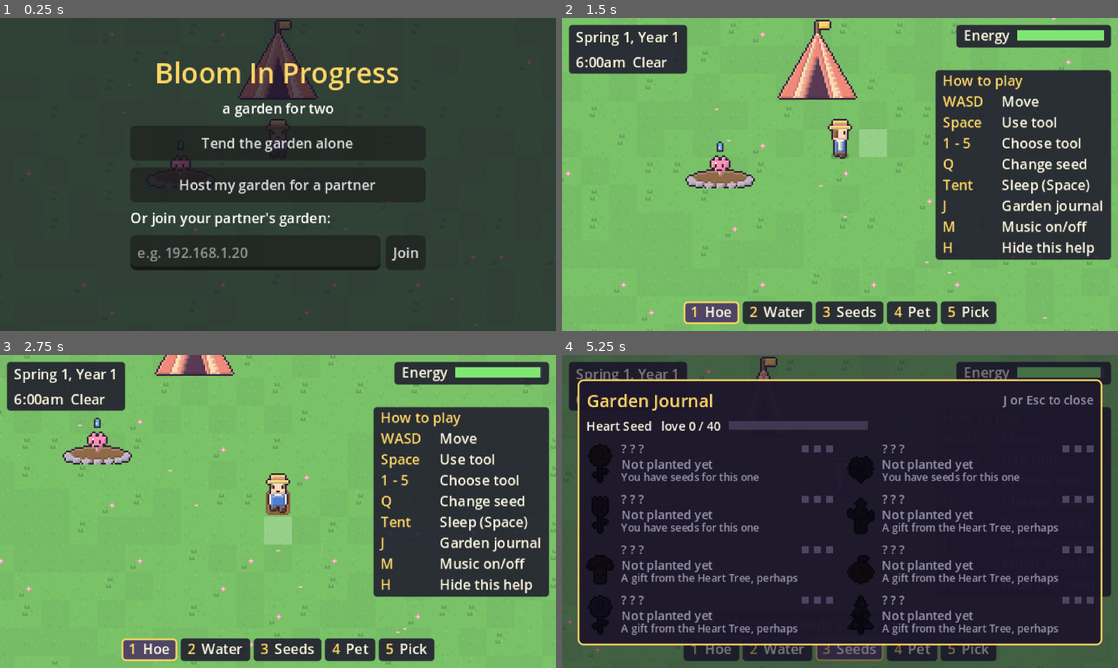
Above: before the commit, frames 1-4 (two rows, left to right).
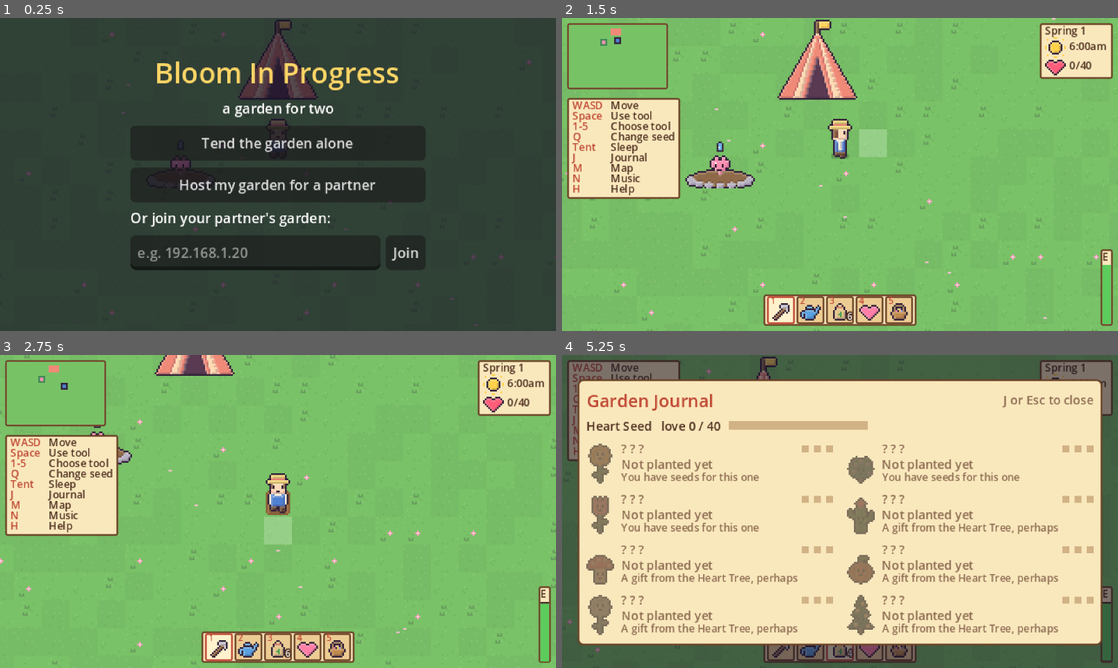
Above: after the commit, the same moments.

Repository: chowmein3/Bloom-In-Progress
Game: Godot game, scene res://scenes/main.tscn
Same seed, same stepped clock (60 frames per second), same inputs: the game is played once before the commit and once after it.
Inputs (mouse positions are in pixels of both pictures, inside the frame that each line leads up to):
- Up to frame 1 (0.25 s): no input
- Up to frame 2 (1.5 s): click "Tend the garden alone" at 0.5 s; tap Enter at 1.25 s; move the mouse to (962, 158) at 1.27 s; hold D (move_right) from 1.28 s (still down); hold N (toggle_music, bound only after the commit) from 1.28 s (still down); click (962, 158) at 1.42 s
- Up to frame 3 (2.75 s): tap M (toggle_music, bound only before the commit) at 1.55, 2.1 s; move the mouse to (166, 527) at 2.02 s; release D (move_right) at 2.03 s; release N (toggle_music, bound only after the commit) at 2.03 s; hold S (move_down) from 2.03 s (still down); click (166, 527) at 2.17 s; tap Space (use) at 2.3 s
- Up to frame 4 (5.25 s): move the mouse to (895, 442) at 2.77 s; release S (move_down) at 2.78 s; hold D (move_right) 2.78-3.53 s; hold Space (use) 2.78-3.53 s; click (895, 442) at 2.92 s; tap N (toggle_music, bound only after the commit) at 3.05 s; move the mouse to (812, 574) at 3.52 s; hold W (move_up) 3.53-4.28 s; tap Tab (cycle_tool) at 3.6 s; click (812, 574) at 3.67 s; tap M (toggle_music, bound only before the commit) at 3.8 s; move the mouse to (1006, 558) at 4.27 s; hold Q (next_seed) 4.28-5.03 s; hold A (move_left) from 4.28 s (still down); click (1006, 558) at 4.42 s; tap Space (use) at 4.55 s; move the mouse to (673, 464) at 5.02 s; tap J (toggle_journal) at 5.1 s; click (673, 464) at 5.17 s

The runs differ from the first frame. In frame 1, less than 0.1% of the frame differs, in the area x 28-29%, y 15-20%; in frame 2, 38%; in frame 3, 38%; in frame 4, 88%, in the area x 0-100%, y 1-99%.

Commit message:
Rework the HUD: minimap, info box, icon tool bar, smaller footprint
Lay the HUD out like a farm sim and shrink it: a toggleable minimap top
left (M) showing soil, plants, tent, Heart Tree and both players; an
info box top right with date, time, a weather icon and Heart Tree love;
a vertical energy bar bottom right; and a tool bar of icon slots at the
bottom with the seed count on the seed slot. Panels share a parchment
and wood style, text drops from 8 to 6 units, and the journal matches.

Music toggle moves from M to N so M can be the map. Tool and weather
icons are generated by tools/make_art.py.

Co-Authored-By: Claude Fable 5.2 <noreply@anthropic.com>
Claude-Session: https://claude.ai/code/session_01P4wXAqoxH1Q6JyERT6CDg1

Diff:
--- a/data/plants/dewcup.tres
+++ b/data/plants/dewcup.tres
@@ -6,7 +6,7 @@
 script = ExtResource("1")
 id = "dewcup"
 display_name = "Dewcup"
-blurb = "Catches one perfect dewdrop each morning."
+blurb = "Catches a perfect dewdrop each dawn."
 days_per_stage = Array[int]([1, 2, 2])
 seasons = Array[int]([0])
 regrows = false
--- a/scripts/hud.gd
+++ b/scripts/hud.gd
@@ -1,33 +1,50 @@
 extends CanvasLayer
-## Clock, energy, tool bar, the "what am I looking at" line, help card and
-## messages. Sizes are in game units (320x180); the window scales them up, so
-## text stays sharp.
-
-const TOOL_NAMES: Array[String] = ["Hoe", "Water", "Seeds", "Pet", "Pick"]
+## The in-game HUD: minimap (top left, M), info box with date, time, weather
+## and Heart Tree love (top right), energy bar (bottom right), icon tool bar
+## (bottom), help card (H) and messages. Sizes are in game units (320x180);
+## the window scales them up, so text stays sharp.
+
+const Minimap := preload("res://scripts/minimap.gd")
 const HELP_ROWS: Array = [
 	["WASD", "Move"],
 	["Space", "Use tool"],
-	["1 - 5", "Choose tool"],
+	["1-5", "Choose tool"],
 	["Q", "Change seed"],
-	["Tent", "Sleep (Space)"],
-	["J", "Garden journal"],
-	["M", "Music on/off"],
-	["H", "Hide this help"],
+	["Tent", "Sleep"],
+	["J", "Journal"],
+	["M", "Map"],
+	["N", "Music"],
+	["H", "Help"],
 ]
-const INK := Color(0.11, 0.09, 0.17, 0.86)
-const CREAM := Color(1.0, 0.97, 0.88)
-const GOLD := Color(1.0, 0.84, 0.4)
+const ICON := 12  # size of one frame in assets/sprites/ui_icons.png
+const ICON_SUN := 5
+const ICON_RAIN := 6
+const ICON_SNOW := 7
+const ICON_MOON := 8
+const ICON_LOVE := 9
+const PAPER := Color(0.98, 0.91, 0.74)
+const SLOT := Color(0.93, 0.8, 0.58)
+const WOOD := Color(0.42, 0.26, 0.15)
+const INK := Color(0.3, 0.18, 0.12)
+const ACCENT := Color(0.75, 0.28, 0.2)
 
 var player: Node2D
+var remote_players: Dictionary = {}  # shared with main.gd, for the minimap
 
 var _root: Control
-var _clock: Label
+var _icons: Texture2D = load("res://assets/sprites/ui_icons.png")
+var _map: PanelContainer
+var _date: Label
+var _time: Label
+var _weather: TextureRect
+var _love: Label
 var _energy_fill: ColorRect
 var _banner: Label
 var _message: Label
 var _inspect: Label
 var _seed_line: Label
-var _slots: Array[PanelContainer] = []
+var _seed_count: Label
+var _slots: Array[Panel] = []
 var _help: PanelContainer
 var _help_status: Label
 var _help_chosen: bool = false
@@ -39,104 +56,116 @@
 func _ready() -> void:
 	layer = 10
 	var theme := Theme.new()
-	theme.default_font_size = 8
+	theme.default_font_size = 6
 	_root = Control.new()
 	_root.theme = theme
 	_root.set_anchors_preset(Control.PRESET_FULL_RECT)
 	_root.mouse_filter = Control.MOUSE_FILTER_IGNORE
 	add_child(_root)
 
-	# Top left: date and time.
-	_clock = _text("")
-	var clock_panel: PanelContainer = _panel(_clock)
-	clock_panel.position = Vector2(4, 4)
-
-	# Top right: energy.
-	var energy_row := HBoxContainer.new()
-	energy_row.add_theme_constant_override("separation", 4)
-	energy_row.add_child(_text("Energy"))
+	# Top left: minimap.
+	var minimap := Minimap.new()
+	minimap.player = player
+	minimap.remote_players = remote_players
+	_map = _panel(minimap, 1)
+	_map.position = Vector2(3, 3)
+
+	# Top right: date, time and weather, Heart Tree love.
+	var info := VBoxContainer.new()
+	info.add_theme_constant_override("separation", -1)
+	_date = _text("")
+	info.add_child(_date)
+	_weather = _icon(ICON_SUN)
+	_time = _text("")
+	info.add_child(_row([_weather, _time]))
+	_love = _text("")
+	info.add_child(_row([_icon(ICON_LOVE), _love]))
+	var info_panel: PanelContainer = _panel(info)
+	_pin(info_panel, Control.PRESET_TOP_RIGHT, Vector2(-3, 3))
+
+	# Bottom right: energy.
+	var energy_box := VBoxContainer.new()
+	energy_box.add_theme_constant_override("separation", 0)
+	var e: Label = _text("E")
+	e.horizontal_alignment = HORIZONTAL_ALIGNMENT_CENTER
+	energy_box.add_child(e)
 	var bar := ColorRect.new()
-	bar.color = Color(0.25, 0.22, 0.32)
-	bar.custom_minimum_size = Vector2(50, 6)
-	bar.size_flags_vertical = Control.SIZE_SHRINK_CENTER
+	bar.color = Color(0.3, 0.2, 0.16)
+	bar.custom_minimum_size = Vector2(5, 34)
 	_energy_fill = ColorRect.new()
-	_energy_fill.size = Vector2(50, 6)
 	bar.add_child(_energy_fill)
-	energy_row.add_child(bar)
-	var energy_panel: PanelContainer = _panel(energy_row)
-	energy_panel.set_anchors_and_offsets_preset(Control.PRESET_TOP_RIGHT)
-	energy_panel.grow_horizontal = Control.GROW_DIRECTION_BEGIN
-	energy_panel.offset_left = -4
-	energy_panel.offset_right = -4
-	energy_panel.offset_top = 4
-	energy_panel.offset_bottom = 4
+	energy_box.add_child(bar)
+	var energy_panel: PanelContainer = _panel(energy_box, 1)
+	_pin(energy_panel, Control.PRESET_BOTTOM_RIGHT, Vector2(-3, -3))
 
 	# Top centre: co-op status banner and short messages.
 	var top := VBoxContainer.new()
-	top.add_theme_constant_override("separation", 2)
+	top.add_theme_constant_override("separation", 1)
 	top.mouse_filter = Control.MOUSE_FILTER_IGNORE
 	_root.add_child(top)
-	top.set_anchors_and_offsets_preset(Control.PRESET_CENTER_TOP)
-	top.grow_horizontal = Control.GROW_DIRECTION_BOTH
-	top.position.y = 34
+	_pin(top, Control.PRESET_CENTER_TOP, Vector2(0, 4))
 	_banner = _text("")
-	_banner.add_theme_color_override("font_color", GOLD)
+	_banner.add_theme_color_override("font_color", ACCENT)
 	_centered(top, _banner)
 	_message = _text("")
 	_centered(top, _message)
 
 	# Bottom centre: what you're facing, seed choice, tool bar.
 	var bottom := VBoxContainer.new()
-	bottom.add_theme_constant_override("separation", 2)
+	bottom.add_theme_constant_override("separation", 1)
 	bottom.mouse_filter = Control.MOUSE_FILTER_IGNORE
 	_root.add_child(bottom)
-	bottom.set_anchors_and_offsets_preset(Control.PRESET_CENTER_BOTTOM)
-	bottom.grow_horizontal = Control.GROW_DIRECTION_BOTH
-	bottom.grow_vertical = Control.GROW_DIRECTION_BEGIN
-	bottom.position.y -= 4
+	_pin(bottom, Control.PRESET_CENTER_BOTTOM, Vector2(0, -3))
 	_inspect = _text("")
 	_centered(bottom, _inspect)
 	_seed_line = _text("")
 	_centered(bottom, _seed_line)
 	var bar_row := HBoxContainer.new()
-	bar_row.add_theme_constant_override("separation", 2)
-	bar_row.size_flags_horizontal = Control.SIZE_SHRINK_CENTER
-	bottom.add_child(bar_row)
-	for i in TOOL_NAMES.size():
-		var row := HBoxContainer.new()
-		row.add_theme_constant_override("separation", 3)
+	bar_row.add_theme_constant_override("separation", 1)
+	for i in 5:
+		var slot := Panel.new()
+		slot.custom_minimum_size = Vector2(16, 16)
+		slot.mouse_filter = Control.MOUSE_FILTER_IGNORE
+		var picture: TextureRect = _icon(i)
+		picture.position = Vector2(2, 3)
+		slot.add_child(picture)
 		var number: Label = _text(str(i + 1))
-		number.add_theme_color_override("font_color", GOLD)
-		row.add_child(number)
-		row.add_child(_text(TOOL_NAMES[i]))
-		var slot := PanelContainer.new()
-		slot.add_child(row)
+		number.add_theme_font_size_override("font_size", 5)
+		number.add_theme_color_override("font_color", ACCENT)
+		number.position = Vector2(2, -1)
+		slot.add_child(number)
+		if i == 2:
+			_seed_count = _text("")
+			_seed_count.add_theme_font_size_override("font_size", 5)
+			_seed_count.add_theme_color_override("font_color", Color.WHITE)
+			_seed_count.add_theme_color_override("font_outline_color", INK)
+			_seed_count.add_theme_constant_override("outline_size", 3)
+			_seed_count.horizontal_alignment = HORIZONTAL_ALIGNMENT_RIGHT
+			_seed_count.position = Vector2(0, 8)
+			_seed_count.size = Vector2(15, 8)
+			slot.add_child(_seed_count)
 		bar_row.add_child(slot)
 		_slots.append(slot)
-
-	# Right: how to play.
+	var bar_panel := PanelContainer.new()
+	bar_panel.add_theme_stylebox_override("panel", _style(PAPER, 2))
+	bar_panel.size_flags_horizontal = Control.SIZE_SHRINK_CENTER
+	bar_panel.mouse_filter = Control.MOUSE_FILTER_IGNORE
+	bar_panel.add_child(bar_row)
+	bottom.add_child(bar_panel)
+
+	# Left, under the map: how to play.
 	var help_box := VBoxContainer.new()
-	help_box.add_theme_constant_override("separation", 1)
-	var title: Label = _text("How to play")
-	title.add_theme_color_override("font_color", GOLD)
-	help_box.add_child(title)
+	help_box.add_theme_constant_override("separation", -2)
 	for entry: Array in HELP_ROWS:
-		var row := HBoxContainer.new()
-		row.add_theme_constant_override("separation", 4)
 		var key: Label = _text(entry[0])
-		key.custom_minimum_size.x = 30
-		key.add_theme_color_override("font_color", GOLD)
-		row.add_child(key)
-		row.add_child(_text(entry[1]))
-		help_box.add_child(row)
+		key.custom_minimum_size.x = 20
+		key.add_theme_color_override("font_color", ACCENT)
+		help_box.add_child(_row([key, _text(entry[1])]))
 	_help_status = _text("")
-	_help_status.add_theme_color_override("font_color", Color(0.7, 0.9, 1.0))
+	_help_status.add_theme_color_override("font_color", Color(0.2, 0.4, 0.6))
 	help_box.add_child(_help_status)
 	_help = _panel(help_box)
-	_help.set_anchors_and_offsets_preset(Control.PRESET_CENTER_RIGHT)
-	_help.grow_horizontal = Control.GROW_DIRECTION_BEGIN
-	_help.grow_vertical = Control.GROW_DIRECTION_BOTH
-	_help.position.x -= 4
+	_help.position = Vector2(3, 46)
 
 	# Night fade.
 	_fade = ColorRect.new()
@@ -145,8 +174,9 @@
 	_fade.mouse_filter = Control.MOUSE_FILTER_IGNORE
 	_fade.modulate.a = 0.0
 	_root.add_child(_fade)
-	_fade_label = _text("")
-	_fade_label.add_theme_font_size_override("font_size", 10)
+	_fade_label = Label.new()
+	_fade_label.add_theme_color_override("font_color", PAPER)
+	_fade_label.add_theme_font_size_override("font_size", 9)
 	_fade_label.horizontal_alignment = HORIZONTAL_ALIGNMENT_CENTER
 	_fade_label.vertical_alignment = VERTICAL_ALIGNMENT_CENTER
 	_fade_label.set_anchors_preset(Control.PRESET_FULL_RECT)
@@ -156,6 +186,7 @@
 	TimeManager.time_changed.connect(_update_clock)
 	GameState.energy_changed.connect(func(_id: int) -> void: _update_energy())
 	GameState.inventory_changed.connect(_update_tool)
+	GameState.tree_changed.connect(_update_love)
 	GameState.state_reloaded.connect(refresh)
 	GameState.sleepers_changed.connect(_update_banner)
 	GameState.notice.connect(show_message)
@@ -167,40 +198,79 @@
 	refresh()
 
 
+# ----------------------------------------------------------------- pieces
+
 func _text(content: String) -> Label:
 	var label := Label.new()
 	label.text = content
-	label.add_theme_color_override("font_color", CREAM)
+	label.add_theme_color_override("font_color", INK)
 	return label
 
 
-func _style(selected: bool) -> StyleBoxFlat:
+## One frame of the icon sheet.
+func _icon(index: int) -> TextureRect:
+	var frame := AtlasTexture.new()
+	frame.atlas = _icons
+	frame.region = Rect2(index * ICON, 0, ICON, ICON)
+	var picture := TextureRect.new()
+	picture.texture = frame
+	picture.stretch_mode = TextureRect.STRETCH_KEEP_CENTERED
+	picture.custom_minimum_size = Vector2(ICON, ICON - 2)
+	picture.size = Vector2(ICON, ICON)
+	picture.mouse_filter = Control.MOUSE_FILTER_IGNORE
+	return picture
+
+
+func _row(children: Array) -> HBoxContainer:
+	var row := HBoxContainer.new()
+	row.add_theme_constant_override("separation", 2)
+	for child: Control in children:
+		row.add_child(child)
+	return row
+
+
+## A parchment box with a wooden edge.
+func _style(fill: Color, margin: int = 3, edge: Color = WOOD) -> StyleBoxFlat:
 	var box := StyleBoxFlat.new()
-	box.bg_color = Color(0.3, 0.25, 0.4, 0.95) if selected else INK
-	box.set_corner_radius_all(2)
-	box.content_margin_left = 4
-	box.content_margin_right = 4
-	box.content_margin_top = 1
-	box.content_margin_bottom = 1
-	if selected:
-		box.set_border_width_all(1)
-		box.border_color = GOLD
+	box.bg_color = fill
+	box.set_corner_radius_all(1)
+	box.set_border_width_all(1)
+	box.border_color = edge
+	box.content_margin_left = margin
+	box.content_margin_right = margin
+	box.content_margin_top = mini(margin, 1)
+	box.content_margin_bottom = mini(margin, 1)
 	return box
 
 
-func _panel(content: Control) -> PanelContainer:
+func _panel(content: Control, margin: int = 3) -> PanelContainer:
 	var panel := PanelContainer.new()
-	panel.add_theme_stylebox_override("panel", _style(false))
+	panel.add_theme_stylebox_override("panel", _style(PAPER, margin))
 	panel.mouse_filter = Control.MOUSE_FILTER_IGNORE
 	panel.add_child(content)
 	_root.add_child(panel)
 	return panel
 
 
-## Puts `label` in its own dark panel inside `box`; the panel hides when empty.
+## Anchors `control` to a corner or edge of the screen, `nudge` units inwards,
+## growing away from that edge as its content changes.
+func _pin(control: Control, preset: Control.LayoutPreset, nudge: Vector2) -> void:
+	control.set_anchors_and_offsets_preset(preset)
+	var right: bool = preset == Control.PRESET_TOP_RIGHT or preset == Control.PRESET_BOTTOM_RIGHT
+	var bottom: bool = preset == Control.PRESET_BOTTOM_RIGHT or preset == Control.PRESET_CENTER_BOTTOM
+	var centre: bool = preset == Control.PRESET_CENTER_TOP or preset == Control.PRESET_CENTER_BOTTOM
+	control.grow_horizontal = Control.GROW_DIRECTION_BOTH if centre else (Control.GROW_DIRECTION_BEGIN if right else Control.GROW_DIRECTION_END)
+	control.grow_vertical = Control.GROW_DIRECTION_BEGIN if bottom else Control.GROW_DIRECTION_END
+	control.offset_left = nudge.x
+	control.offset_right = nudge.x
+	control.offset_top = nudge.y
+	control.offset_bottom = nudge.y
+
+
+## Puts `label` in its own box inside `box`; the box hides when empty.
 func _centered(box: VBoxContainer, label: Label) -> void:
 	var panel := PanelContainer.new()
-	panel.add_theme_stylebox_override("panel", _style(false))
+	panel.add_theme_stylebox_override("panel", _style(PAPER))
 	panel.size_flags_horizontal = Control.SIZE_SHRINK_CENTER
 	panel.mouse_filter = Control.MOUSE_FILTER_IGNORE
 	panel.add_child(label)
@@ -217,6 +287,8 @@
 	panel.reset_size()
 
 
+# ---------------------------------------------------------------- updates
+
 func _process(delta: float) -> void:
 	if player != null:
 		_set_line(_inspect, GameState.describe_cell(player.call("target_cell")))
@@ -230,6 +302,9 @@
 	if event.is_action_pressed("toggle_help"):
 		_help_chosen = true
 		_help.visible = not _help.visible
+	elif event.is_action_pressed("toggle_map"):
+		_map.visible = not _map.visible
+		_help.position.y = 46 if _map.visible else 3
 
 
 func show_message(content: String, seconds: float = 3.0) -> void:
@@ -248,26 +323,40 @@
 	_update_clock()
 	_update_energy()
 	_update_tool()
+	_update_love()
 	_update_banner()
 	set_status(_help_status.text)
 
 
 func _update_clock() -> void:
-	_clock.text = "%s %d, Year %d\n%s  %s" % [
-		TimeManager.season_name(), TimeManager.day_of_season(), TimeManager.year(),
-		TimeManager.time_string(), "Rainy" if TimeManager.raining else "Clear",
-	]
+	_date.text = "%s %d" % [TimeManager.season_name(), TimeManager.day_of_season()]
+	_time.text = TimeManager.time_string()
+	var picture: int = ICON_SUN
+	if TimeManager.raining:
+		picture = ICON_RAIN
+	elif TimeManager.minutes >= 20 * 60:
+		picture = ICON_MOON
+	elif TimeManager.season() == 3:
+		picture = ICON_SNOW
+	(_weather.texture as AtlasTexture).region.position.x = picture * ICON
 	# The help card starts open on the very first day; H toggles it any time.
 	if not _help_chosen:
 		_help.visible = TimeManager.day_index == 0
+
+
+func _update_love() -> void:
+	var goal: int = GameState.tree_next_goal()
+	_love.text = "%d/%d" % [int(GameState.tree["love"]), goal] if goal > 0 else str(int(GameState.tree["love"]))
 
 
 func _update_energy() -> void:
 	if player == null:
 		return
 	var e: int = GameState.get_energy(player.get("player_id"))
-	_energy_fill.size.x = 50.0 * e / GameState.MAX_ENERGY
-	_energy_fill.color = Color(0.5, 0.9, 0.45) if e > 25 else Color(0.95, 0.5, 0.3)
+	var height: float = 34.0 * e / GameState.MAX_ENERGY
+	_energy_fill.position = Vector2(0, 34.0 - height)
+	_energy_fill.size = Vector2(5, height)
+	_energy_fill.color = Color(0.36, 0.8, 0.36) if e > 25 else Color(0.95, 0.5, 0.3)
 
 
 func _update_tool() -> void:
@@ -275,12 +364,11 @@
 		return
 	var index: int = player.get("tool_index")
 	for i in _slots.size():
-		_slots[i].add_theme_stylebox_override("panel", _style(i == index))
-	var line: String = ""
-	if index == 2:
-		var id: String = player.get("seed_id")
-		line = "%s seeds x%d   (Q to change)" % [GameState.species[id].display_name, GameState.seed_count(id)]
-	_set_line(_seed_line, line)
+		var chosen: bool = i == index
+		_slots[i].add_theme_stylebox_override("panel", _style(Color(1.0, 0.95, 0.8) if chosen else SLOT, 0, ACCENT if chosen else WOOD))
+	var id: String = player.get("seed_id")
+	_seed_count.text = str(GameState.seed_count(id))
+	_set_line(_seed_line, "%s seeds  (Q: change)" % GameState.species[id].display_name if index == 2 else "")
 
 
 func _update_banner() -> void:
--- a/scripts/journal.gd
+++ b/scripts/journal.gd
@@ -2,10 +2,11 @@
 ## The shared garden journal (J): the Heart Tree's progress and one entry per
 ## plant, filled in as the garden discovers it.
 
-const INK := Color(0.11, 0.09, 0.17, 0.95)
-const CREAM := Color(1.0, 0.97, 0.88)
-const GOLD := Color(1.0, 0.84, 0.4)
-const DIM := Color(0.6, 0.58, 0.68)
+const PAPER := Color(0.98, 0.91, 0.74)
+const WOOD := Color(0.42, 0.26, 0.15)
+const CREAM := Color(0.3, 0.18, 0.12)  # main text
+const GOLD := Color(0.75, 0.28, 0.2)  # headings and earned milestones
+const DIM := Color(0.55, 0.42, 0.32)
 const SEASONS: Array[String] = ["Spring", "Summer", "Fall", "Winter"]
 const MILESTONES: Array[String] = ["Planted", "Bloomed", "Radiant"]
 
@@ -33,10 +34,10 @@
 	_root.add_child(dim)
 
 	var style := StyleBoxFlat.new()
-	style.bg_color = INK
+	style.bg_color = PAPER
 	style.set_corner_radius_all(3)
 	style.set_border_width_all(1)
-	style.border_color = GOLD
+	style.border_color = WOOD
 	style.set_content_margin_all(5)
 	var panel := PanelContainer.new()
 	panel.add_theme_stylebox_override("panel", style)
@@ -65,7 +66,7 @@
 	_tree_label = _text("", CREAM)
 	tree_row.add_child(_tree_label)
 	var bar := ColorRect.new()
-	bar.color = Color(0.25, 0.22, 0.32)
+	bar.color = Color(0.82, 0.7, 0.52)
 	bar.custom_minimum_size = Vector2(80, 5)
 	bar.size_flags_vertical = Control.SIZE_SHRINK_CENTER
 	_tree_fill = ColorRect.new()
@@ -142,7 +143,7 @@
 	icon.stretch_mode = TextureRect.STRETCH_KEEP_CENTERED
 	icon.custom_minimum_size = Vector2(16, 24)
 	if level < GameState.JOURNAL_BLOOMED:
-		icon.modulate = Color(0.05, 0.04, 0.1, 0.8)
+		icon.modulate = Color(0.3, 0.18, 0.12, 0.55)
 	row.add_child(icon)
 
 	var lines := VBoxContainer.new()
@@ -158,7 +159,7 @@
 		var pip := ColorRect.new()
 		pip.custom_minimum_size = Vector2(4, 4)
 		pip.size_flags_vertical = Control.SIZE_SHRINK_CENTER
-		pip.color = GOLD if level > i else Color(0.3, 0.27, 0.38)
+		pip.color = GOLD if level > i else Color(0.82, 0.7, 0.52)
 		pip.tooltip_text = MILESTONES[i]
 		top.add_child(pip)
 	lines.add_child(top)
--- a/scripts/main.gd
+++ b/scripts/main.gd
@@ -75,6 +75,7 @@
 
 	hud = Hud.new()
 	hud.player = player
+	hud.remote_players = remote_players
 	add_child(hud)
 
 	var journal := Journal.new()
@@ -269,7 +270,8 @@
 	_bind("cycle_tool", [KEY_TAB])
 	_bind("toggle_help", [KEY_H])
 	_bind("toggle_journal", [KEY_J])
-	_bind("toggle_music", [KEY_M])
+	_bind("toggle_music", [KEY_N])
+	_bind("toggle_map", [KEY_M])
 	_bind("close", [KEY_ESCAPE])
 	for i in 5:
 		_bind("tool_%d" % (i + 1), [KEY_1 + i])
--- /dev/null
+++ b/scripts/minimap.gd
@@ -0,0 +1,57 @@
+extends Control
+## A small map of the whole garden (2 pixels per tile): soil, plants, the
+## tent, the Heart Tree and both players.
+
+const SCALE := 2.0
+const TILE := 16.0
+const GRASS: Array[Color] = [Color(0.47, 0.76, 0.4), Color(0.37, 0.69, 0.33), Color(0.79, 0.64, 0.31), Color(0.89, 0.93, 0.95)]
+const PLAYER_COLORS: Array[Color] = [Color(0.31, 0.5, 0.82), Color(0.88, 0.45, 0.62)]
+const DARK := Color(0.2, 0.14, 0.23)
+
+var player: Node2D
+var remote_players: Dictionary = {}  # slot -> Player node (shared with main.gd)
+
+var _since: float = 0.0
+
+
+func _ready() -> void:
+	custom_minimum_size = Vector2(GameState.WORLD_SIZE) * SCALE
+	mouse_filter = Control.MOUSE_FILTER_IGNORE
+
+
+func _process(delta: float) -> void:
+	_since += delta
+	if _since >= 0.15 and is_visible_in_tree():
+		_since = 0.0
+		queue_redraw()
+
+
+func _draw() -> void:
+	draw_rect(Rect2(Vector2.ZERO, size), GRASS[TimeManager.season()])
+	for cell: Vector2i in GameState.soil.keys():
+		var wet: bool = bool(GameState.soil[cell]["watered"])
+		draw_rect(Rect2(Vector2(cell) * SCALE, Vector2(SCALE, SCALE)), Color(0.42, 0.27, 0.19) if wet else Color(0.66, 0.47, 0.29))
+	for cell: Vector2i in GameState.plants.keys():
+		var color := Color(0.2, 0.5, 0.25)
+		if GameState.plant_is_radiant(cell):
+			color = Color(1.0, 0.95, 0.6)
+		elif GameState.plant_is_mature(cell):
+			color = Color(1.0, 0.5, 0.7)
+		draw_rect(Rect2(Vector2(cell) * SCALE, Vector2(SCALE, SCALE)), color)
+	var tent := Rect2(GameState.TENT_RECT)
+	draw_rect(Rect2(tent.position * SCALE, tent.size * SCALE), Color(0.94, 0.54, 0.47))
+	var tree := Rect2(GameState.TREE_RECT)
+	draw_rect(Rect2(tree.position * SCALE, tree.size * SCALE), Color(0.25, 0.55, 0.35))
+	draw_rect(Rect2(tree.position * SCALE + Vector2(1, 1), Vector2(2, 2)), Color(1.0, 0.56, 0.7))
+	for slot: int in remote_players.keys():
+		_marker(remote_players[slot], slot)
+	if player != null:
+		_marker(player, int(player.get("player_id")))
+
+
+func _marker(who: Node2D, slot: int) -> void:
+	if not who.visible:
+		return
+	var at: Vector2 = (who.position / TILE * SCALE).floor() - Vector2(1, 2)
+	draw_rect(Rect2(at - Vector2(1, 1), Vector2(4, 4)), DARK)
+	draw_rect(Rect2(at, Vector2(2, 2)), PLAYER_COLORS[(maxi(slot, 1) - 1) % PLAYER_COLORS.size()])
--- a/scripts/sound.gd
+++ b/scripts/sound.gd
@@ -1,6 +1,6 @@
 extends Node
 ## Music and sound effects (autoload `Sound`). It only listens to GameState's
-## signals, so in co-op you hear your partner's gardening too. M toggles music.
+## signals, so in co-op you hear your partner's gardening too. N toggles music.
 
 const EFFECTS: Array[String] = ["soil", "water", "plant", "pet", "pick", "morning", "grow", "page"]
 const MUSIC_DB := -16.0
Binary file added: assets/sprites/ui_icons.png
Not shown, added: assets/sprites/ui_icons.png.import
Binary file changed: docs/screenshot-fall.png
Binary file changed: docs/screenshot-journal.png
Binary file changed: docs/screenshot.png
Not shown, added: scripts/minimap.gd.uid
Not shown, changed: CLAUDE.md
Not shown, changed: docs/DESIGN.md
